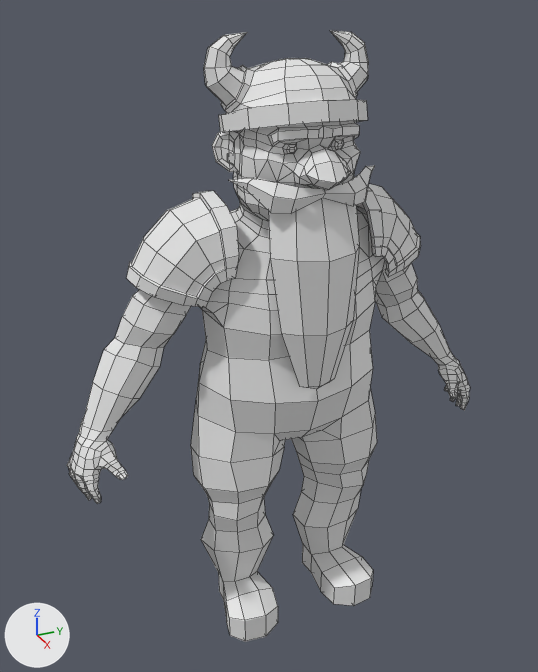
An edit to the FBX model Assets/Art/Models/Characters/Dwarf.fbx, drawn before and after from the same camera.
Camera for both pictures: a 50 mm camera at (1.375, -0.681, 1.443) aimed at (-0.053, -0.039, 0.729). Arrows for +X, +Y and +Z are at lower left; the lights stay in place. The older version comes first. Mesh edges are drawn as thin lines.

Before the edit, the objects in view are built like this:
```python
me_cylinder = bpy.data.meshes.new('Cylinder')
me_cylinder.from_pydata(...)  # 236 vertices, 204 faces; spans x -0.177..0.06, y -0.354..0.354, z 0.848..1.075
me_cylinder.materials.append(mat_material)  # its picture is missing
me_plane = bpy.data.meshes.new('Plane')
me_plane.from_pydata(...)  # 1270 vertices, 1306 faces; spans x -0.197..0.165, y -0.524..0.524, z 0.0..1.3
me_plane.materials.append(mat_material)  # its picture is missing
me_plane_003 = bpy.data.meshes.new('Plane.003')
me_plane_003.from_pydata(...)  # 21 vertices, 16 faces; spans x 0.067..0.15, y -0.101..0.101, z 0.665..1.104
me_plane_003.materials.append(mat_material)  # its picture is missing
me_plane_005 = bpy.data.meshes.new('Plane.005')
me_plane_005.from_pydata(...)  # 26 vertices, 16 faces; spans x 0.035..0.127, y -0.165..0.165, z 1.062..1.127
me_plane_005.materials.append(mat_material)  # its picture is missing
me_sphere = bpy.data.meshes.new('Sphere')
me_sphere.from_pydata(...)  # 187 vertices, 202 faces; spans x -0.184..0.133, y -0.179..0.179, z 1.168..1.38
me_sphere.materials.append(mat_material)  # its picture is missing
ob_beard = bpy.data.objects.new('beard', me_plane_003)
ob_beard.location = (0.0, 0.0, 0.0)
ob_body = bpy.data.objects.new('body', me_plane)
ob_body.location = (0.0, 0.0, 0.0)
ob_helmet1 = bpy.data.objects.new('helmet1', me_sphere)
ob_helmet1.location = (0.0, 0.0, 0.0)
ob_mustache = bpy.data.objects.new('mustache', me_plane_005)
ob_mustache.location = (0.0, 0.0, 0.0)
ob_pads = bpy.data.objects.new('pads', me_cylinder)
ob_pads.location = (0.0, 0.0, 0.0)
```
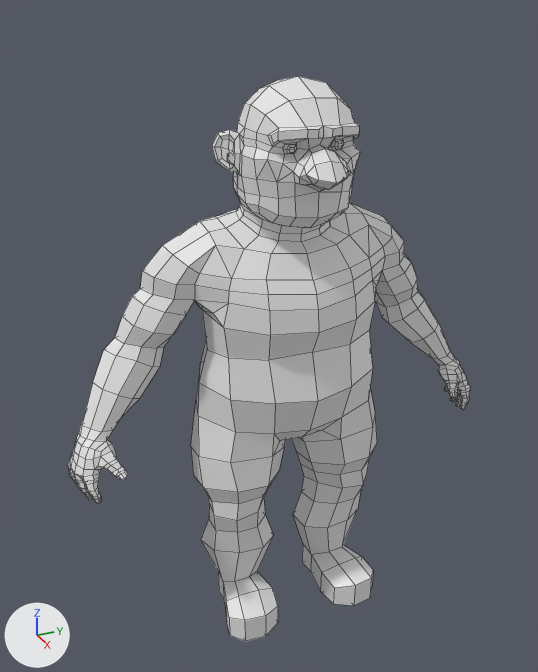
The newer file is also turned or shifted as a whole; pictures and numbers use the older file's frame.

What differs and where, as boxes (x1, y1, x2, y2) in the pictures (538 x 672 px):
'beard', deleted
    before: (268, 191, 359, 389)
'pads', deleted
    before: (126, 177, 421, 307)
'helmet1', deleted
    before: (204, 30, 369, 133)
'mustache', deleted
    before: (229, 165, 375, 214)

Diff of the bpy script that builds the scene:
```diff
--- a/Assets/Art/Models/Characters/Dwarf.fbx.py
+++ b/Assets/Art/Models/Characters/Dwarf.fbx.py
@@ ob_helmet1 @@
-ob_helmet1 = bpy.data.objects.new('helmet1', me_sphere)
-ob_helmet1.location = (0.0, 0.0, 0.0)
@@ ob_pads @@
-ob_pads = bpy.data.objects.new('pads', me_cylinder)
-ob_pads.location = (0.0, 0.0, 0.0)
@@ ob_beard @@
-ob_beard = bpy.data.objects.new('beard', me_plane_003)
-ob_beard.location = (0.0, 0.0, 0.0)
@@ ob_mustache @@
-ob_mustache = bpy.data.objects.new('mustache', me_plane_005)
-ob_mustache.location = (0.0, 0.0, 0.0)
```
